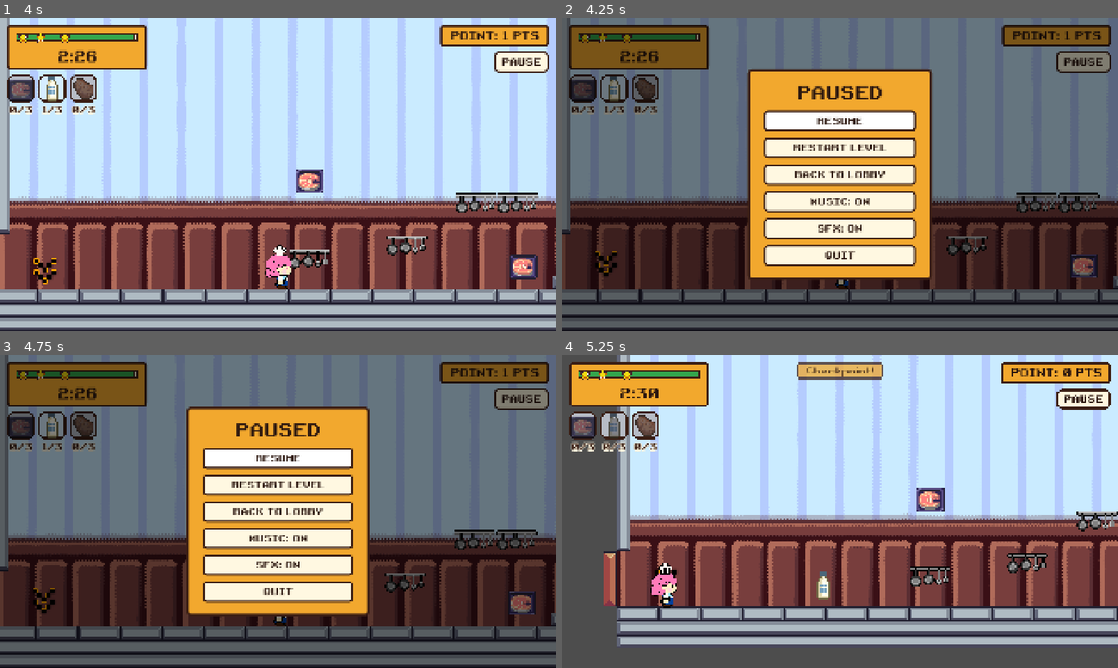
Above: before the commit, frames 1-4 (two rows, left to right).
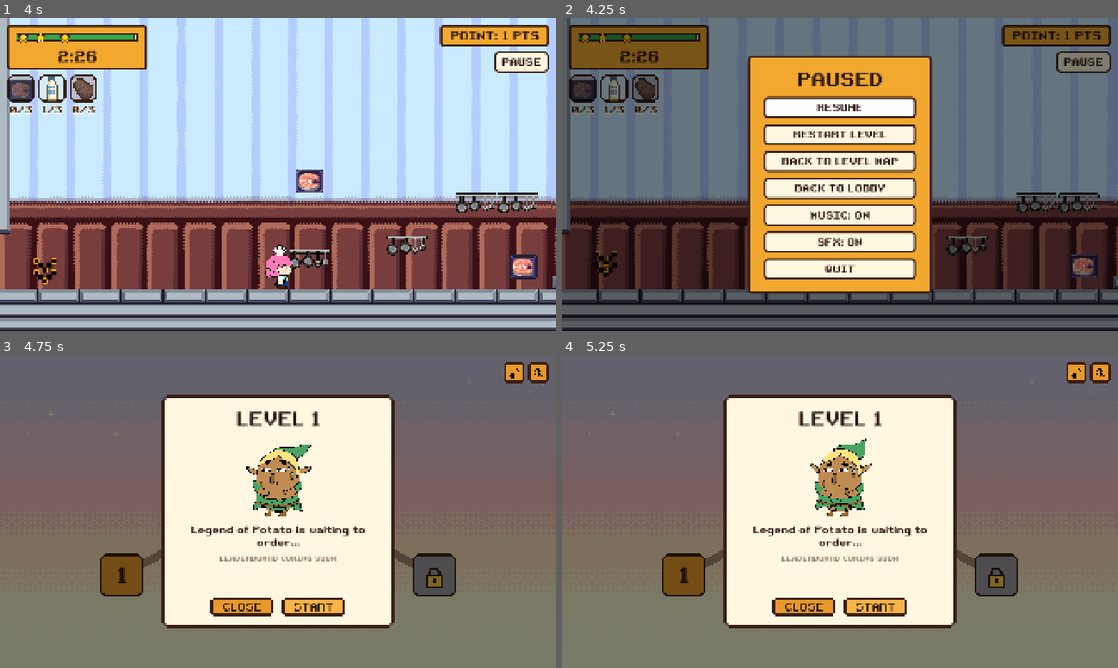
Above: after the commit, the same moments.

Repository: itspaulita/faster-chef-2
Game: Godot game, scene res://scenes/main.tscn
Two runs of this game, one before a commit and one after it. Both use one fixed random seed, a clock stepped at 60 frames per second and the inputs below. This scene is started directly instead of the project's main scene.
Inputs (mouse positions are in pixels of both pictures, inside the frame that each line leads up to):
- Up to frame 1 (4 s): tap Enter (ui_accept) at 0.5 s; move the mouse to (400, 158) at 0.52 s; hold Q (grab_drop) 0.53-1.28 s; hold Right (right) 0.53-2.03 s; click (400, 158) at 0.67 s; tap E (chop) at 0.77, 1.52, 3.02, 3.77 s; move the mouse to (166, 190) at 1.27 s; tap Q (grab_drop) at 1.35, 2.85 s; move the mouse to (333, 105) at 2.02 s; hold Left (left) 2.03-2.78 s; hold Q (grab_drop) 2.03-2.78 s; move the mouse to (250, 237) at 2.77 s; hold Right (right) from 2.78 s (still down); click (250, 237) at 2.92 s; move the mouse to (444, 221) at 3.52 s; hold Q (grab_drop) from 3.53 s (still down)
- Up to frame 2 (4.25 s): keep holding Right (right); keep holding Q (grab_drop); tap Escape (ui_cancel) at 4.15 s
- Up to frame 3 (4.75 s): release Right (right) at 4.25 s; release Q (grab_drop) at 4.25 s; click (278, 498) at 4.25 s, where only the run after the commit has a clickable "BACK TO LEVEL MAP"
- Up to frame 4 (5.25 s): click (840, 486) at 5 s, where only the run before the commit has a clickable "RESTART LEVEL"

Frame 1 is identical in both runs. In frame 2, 16% of the frame differs, in the area x 33-67%, y 12-89%; in frame 3, 82%; in frame 4, 99%, in the area x 0-100%, y 0-100%.

Commit message:
update Pause menu: include Map button to back to level map

Diff:
--- a/scenes/pause_menu.tscn
+++ b/scenes/pause_menu.tscn
@@ -129,6 +129,11 @@
 layout_mode = 2
 text = "RESTART LEVEL"
 
+[node name="MapButton" type="Button" parent="Dim/CenterContainer/Banner/VBoxContainer" unique_id=1567575459]
+unique_name_in_owner = true
+layout_mode = 2
+text = "BACK TO LEVEL MAP"
+
 [node name="LobbyButton" type="Button" parent="Dim/CenterContainer/Banner/VBoxContainer" unique_id=1236772365]
 unique_name_in_owner = true
 layout_mode = 2
--- a/scripts/pause_menu.gd
+++ b/scripts/pause_menu.gd
@@ -1,10 +1,11 @@
 class_name PauseMenu
 extends CanvasLayer
-## Pause screen: Resume, Restart level, Back to lobby, Sound on/off, Quit.
+## Pause screen: Resume, Restart level, Back to level map, Back to lobby, Music / SFX on/off, Quit.
 ## Call open() (the HUD's pause button does). Esc toggles it too.
 
 const LOBBY_SCENE := "res://scenes/choose_chef.tscn"
 const TITLE_SCENE := "res://scenes/title_screen.tscn"
+const LEVEL_MAP_SCENE := "res://scenes/level_map.tscn"
 
 signal resumed
 ## Emitted just before the level is reloaded, in case something outside the scene needs resetting.
@@ -13,6 +14,7 @@
 @onready var banner: Control = $Dim/CenterContainer/Banner
 @onready var resume_button: Button = %ResumeButton
 @onready var restart_button: Button = %RestartButton
+@onready var map_button: Button = %MapButton
 @onready var lobby_button: Button = %LobbyButton
 @onready var music_button: Button = %MusicButton
 @onready var sfx_button: Button = %SfxButton
@@ -24,6 +26,7 @@
 	visible = false
 	resume_button.pressed.connect(close)
 	restart_button.pressed.connect(_restart_level)
+	map_button.pressed.connect(_go_to_level_map)
 	lobby_button.pressed.connect(_go_to_lobby)
 	music_button.pressed.connect(Audio.toggle_mute.bind(Audio.MUSIC_BUS))
 	sfx_button.pressed.connect(Audio.toggle_mute.bind(Audio.SFX_BUS))
@@ -70,6 +73,10 @@
 	get_tree().paused = false
 	get_tree().reload_current_scene()
 
+## Leaves the level without finishing it (nothing is saved or unlocked) and goes back to the map.
+func _go_to_level_map() -> void:
+	get_tree().paused = false
+	get_tree().change_scene_to_file(LEVEL_MAP_SCENE)
 
 func _go_to_lobby() -> void:
 	get_tree().paused = false
